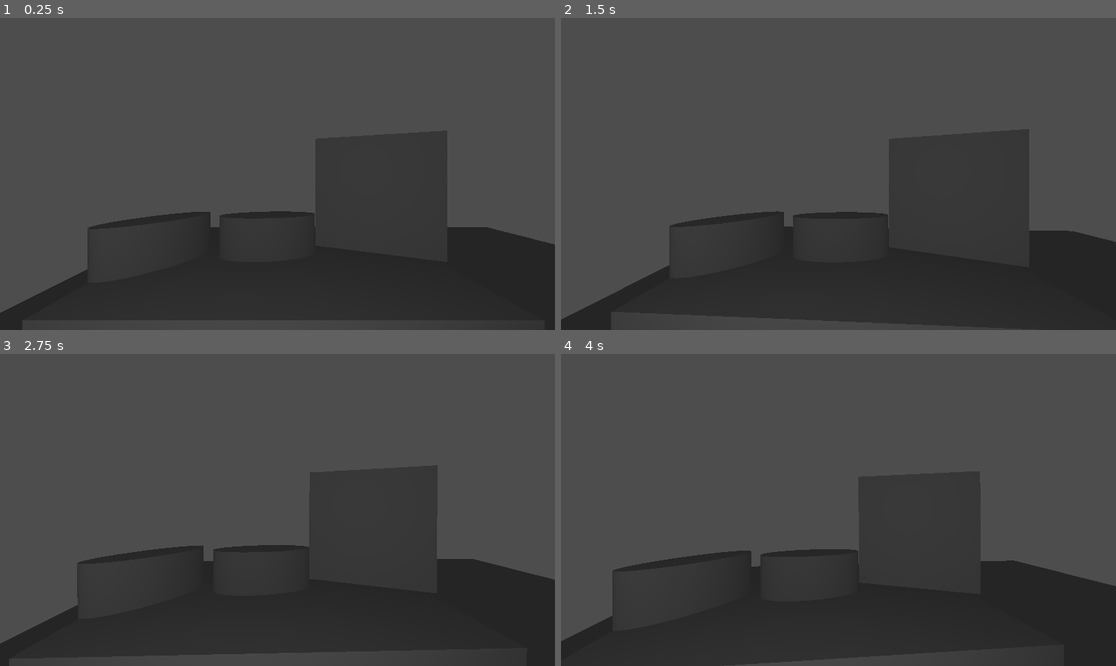
Above: before the commit, frames 1-4 (two rows, left to right).
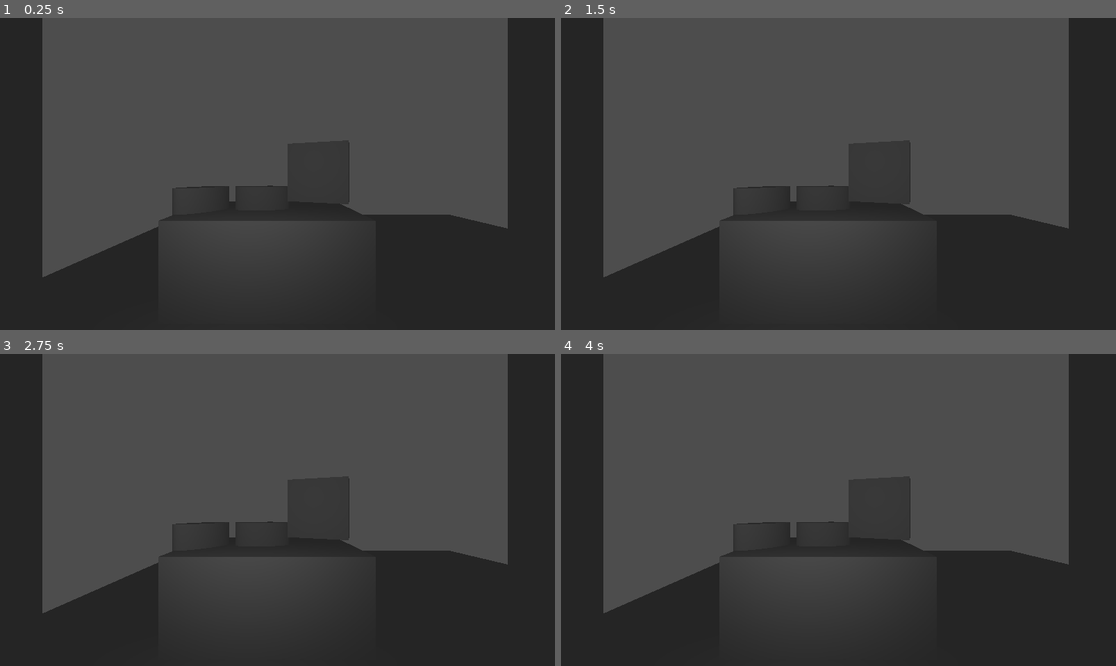
Above: after the commit, the same moments.

Repository: aaracan246/gameoff2025-ettudiopitijopo
Game: Godot game, scene res://Scenes/demo.tscn
Two runs of this game, one before a commit and one after it. Both use one fixed random seed, a clock stepped at 60 frames per second and the inputs below.
Inputs (mouse positions are in pixels of both pictures, inside the frame that each line leads up to):
- Up to frame 1 (0.25 s): no input
- Up to frame 2 (1.5 s): tap Enter at 0.5 s; move the mouse to (866, 174) at 0.52 s; tap Space at 1.25 s; move the mouse to (810, 174) at 1.27 s
- Up to frame 3 (2.75 s): tap Enter at 2 s; move the mouse to (288, 503) at 2.02 s
- Up to frame 4 (4 s): tap Space at 2.75 s; move the mouse to (832, 516) at 2.77 s; tap Enter at 3.5 s; move the mouse to (877, 513) at 3.52 s

The runs differ from the first frame. In frame 1, 17% of the frame differs, in the area x 0-100%, y 0-100%; in frame 2, 18%; in frame 3, 17%; in frame 4, 16%.

Commit message:
Player rotation maded

Diff:
--- a/waves-from-beyond/Scenes/demo.tscn
+++ b/waves-from-beyond/Scenes/demo.tscn
@@ -1,6 +1,6 @@
 [gd_scene load_steps=7 format=3 uid="uid://cq3tykgg15qkd"]
 
-[ext_resource type="Script" uid="uid://cu57r7amwj8a7" path="res://Scripts/player.gd" id="1_nsw6b"]
+[ext_resource type="PackedScene" uid="uid://ct3rcan86re81" path="res://Scenes/player.tscn" id="1_nsw6b"]
 
 [sub_resource type="Environment" id="Environment_nsw6b"]
 ambient_light_energy = 1.48
@@ -20,31 +20,29 @@
 environment = SubResource("Environment_nsw6b")
 
 [node name="MeshInstance3D2" type="MeshInstance3D" parent="."]
-transform = Transform3D(2.9961286, 0, 0, 0, 2.8322334, 0, 0, 0, 1.9997027, -2.1645312, -2.3841858e-07, -0.00027298927)
+transform = Transform3D(2.9961286, 0, 0, 0, 2.8322334, 0, 0, 0, 1.9997027, -0.14308167, -2.0607307, -3.7993364)
 mesh = SubResource("BoxMesh_nsw6b")
 skeleton = NodePath("../MeshInstance3D")
 
 [node name="MeshInstance3D" type="MeshInstance3D" parent="."]
-transform = Transform3D(1, 0, 0, 0, 1, 0, 0, 0, 1, -0.007447362, -2.3841858e-07, -0.00027298927)
+transform = Transform3D(1, 0, 0, 0, 1, 0, 0, 0, 1, 2.0140023, -2.0607307, -3.7993364)
 mesh = SubResource("PlaneMesh_ie00b")
 
 [node name="SpotLight3D" type="SpotLight3D" parent="."]
-transform = Transform3D(1, 0, 0, 0, 1, 0, 0, 0, 1, -2.4487586, 2.2869558, 4.348036)
+transform = Transform3D(1, 0, 0, 0, 1, 0, 0, 0, 1, -0.42730904, 0.22622538, 0.5489726)
 
 [node name="MeshInstance3D4" type="MeshInstance3D" parent="."]
-transform = Transform3D(0.72923136, 0, 0.24237487, 0, 0.24770208, 0, -0.68426716, 0, 0.25830165, -3.3239486, 1.5837488, 0.22734594)
+transform = Transform3D(0.72923136, 0, 0.24237487, 0, 0.24770208, 0, -0.68426716, 0, 0.25830165, -1.302499, -0.47698164, -3.5717173)
 mesh = SubResource("CylinderMesh_ie00b")
 skeleton = NodePath("../MeshInstance3D3")
 
 [node name="MeshInstance3D5" type="MeshInstance3D" parent="."]
-transform = Transform3D(0.9932355, 0, 0.041129597, 0, 0.24770208, 0, -0.11611609, 0, 0.35181487, -2.2949955, 1.5837488, 0.037322283)
+transform = Transform3D(0.9932355, 0, 0.041129597, 0, 0.24770208, 0, -0.11611609, 0, 0.35181487, -0.27354598, -0.47698164, -3.7617407)
 mesh = SubResource("CylinderMesh_ie00b")
 skeleton = NodePath("../MeshInstance3D3")
 
 [node name="MeshInstance3D3" type="MeshInstance3D" parent="."]
-transform = Transform3D(0.9352402, 0, -0.12539543, 0, 0.99999994, 0, 0.35401353, 0, 0.33127224, -1.312577, 2.0877962, 0.27717948)
+transform = Transform3D(0.9352402, 0, -0.12539543, 0, 0.99999994, 0, 0.35401353, 0, 0.33127224, 0.70887256, 0.027065754, -3.521884)
 mesh = SubResource("BoxMesh_glc8m")
 
-[node name="Player" type="Camera3D" parent="."]
-transform = Transform3D(1, 0, 0, 0, 1, 0, 0, 0, 1, -2.1981604, 2.2574875, 2.1663256)
-script = ExtResource("1_nsw6b")
+[node name="Player" parent="." instance=ExtResource("1_nsw6b")]
--- /dev/null
+++ b/waves-from-beyond/Scenes/player.tscn
@@ -0,0 +1,41 @@
+[gd_scene load_steps=6 format=3 uid="uid://ct3rcan86re81"]
+
+[ext_resource type="Script" uid="uid://cu57r7amwj8a7" path="res://Scripts/player.gd" id="1_v0iea"]
+
+[sub_resource type="BoxShape3D" id="BoxShape3D_v0iea"]
+size = Vector3(1, 5.557106, 1)
+
+[sub_resource type="BoxMesh" id="BoxMesh_v0iea"]
+
+[sub_resource type="BoxShape3D" id="BoxShape3D_cvnsp"]
+size = Vector3(1, 6.5647736, 1)
+
+[sub_resource type="BoxMesh" id="BoxMesh_cvnsp"]
+
+[node name="Player" type="Camera3D"]
+script = ExtResource("1_v0iea")
+
+[node name="Right" type="Area3D" parent="."]
+transform = Transform3D(1, 0, 0, 0, 1, 0, 0, 0, 1, 4.724862, 0, -3.2318857)
+
+[node name="CollisionShape3D" type="CollisionShape3D" parent="Right"]
+transform = Transform3D(1, 0, 0, 0, 1, 0, 0, 0, 1, 0.007572174, 0.23744583, 0)
+shape = SubResource("BoxShape3D_v0iea")
+
+[node name="MeshInstance3D" type="MeshInstance3D" parent="Right"]
+transform = Transform3D(1, 0, 0, 0, 5.978578, 0, 0, 0, 1, 0, 0, 0)
+mesh = SubResource("BoxMesh_v0iea")
+
+[node name="Left" type="Area3D" parent="."]
+transform = Transform3D(1, 0, 0, 0, 1, 0, 0, 0, 1, -4.867388, 0, -3.2760248)
+
+[node name="CollisionShape3D" type="CollisionShape3D" parent="Left"]
+transform = Transform3D(1, 0, 0, 0, 1, 0, 0, 0, 1, 0, 0.14533234, 0)
+shape = SubResource("BoxShape3D_cvnsp")
+
+[node name="MeshInstance3D" type="MeshInstance3D" parent="Left"]
+transform = Transform3D(1, 0, 0, 0, 6.8171263, 0, 0, 0, 1, 0, 0, 0)
+mesh = SubResource("BoxMesh_cvnsp")
+
+[connection signal="mouse_entered" from="Right" to="." method="_on_right_mouse_entered"]
+[connection signal="mouse_entered" from="Left" to="." method="_on_left_mouse_entered"]
--- a/waves-from-beyond/Scripts/player.gd
+++ b/waves-from-beyond/Scripts/player.gd
@@ -1,31 +1,57 @@
-extends Node3D
+extends Camera3D
 
-@export var sensibilidad_mouse: float = 0.001
-@export var limite_vertical: float = 1.5  # ~85 grados
+@export var suavizado: float = 10.0
 
-var rotacion_vertical: float = 0.0
+var objetivo_rot: Vector3
+var rot_actual: Vector3
+var positionXYZ = 0
+
+@export var rotations := {
+	"front": Vector3(0.0, deg_to_rad(0.0), 0.0),
+	"right": Vector3(0.0, deg_to_rad(-90.0), 0.0),
+	"back": Vector3(0.0, deg_to_rad(180.0), 0.0),
+	"left": Vector3(0.0, deg_to_rad(90.0), 0.0),
+}
 
 func _ready():
-	Input.set_mouse_mode(Input.MOUSE_MODE_CAPTURED)
+	rot_actual = rotation
+	objetivo_rot = rotation
 
-func _input(event):
-	if event is InputEventMouseMotion and Input.get_mouse_mode() == Input.MOUSE_MODE_CAPTURED:
-		# Rotación horizontal (eje Y)
-		rotate_y(-event.relative.x * sensibilidad_mouse)
+func _process(delta: float) -> void:
+	# Interpola suavemente los tres ejes de rotación
+	rot_actual.x = lerp_angle(rot_actual.x, objetivo_rot.x, suavizado * delta)
+	rot_actual.y = lerp_angle(rot_actual.y, objetivo_rot.y, suavizado * delta)
+	rotation = rot_actual
 
-		# Rotación vertical (eje X)
-		rotacion_vertical += event.relative.y * sensibilidad_mouse
-		rotacion_vertical = clamp(rotacion_vertical, -limite_vertical, limite_vertical)
 
-		# Aplicar rotación vertical
-		rotation.x = rotacion_vertical
+func rotation_manager():
+	match positionXYZ:
+		0:
+			objetivo_rot = rotations["front"]
+		1:
+			objetivo_rot = rotations["right"]
+		2:
+			objetivo_rot = rotations["back"]
+		3:
+			objetivo_rot = rotations["left"]
 
-func _process(_delta):
-	if Input.is_action_just_pressed("ui_cancel"):
-		toggle_mouse_capture()
 
-func toggle_mouse_capture():
-	if Input.get_mouse_mode() == Input.MOUSE_MODE_CAPTURED:
-		Input.set_mouse_mode(Input.MOUSE_MODE_VISIBLE)
+func _on_right_mouse_entered() -> void:
+	print("Rotar a la derecha")
+	if positionXYZ < 3:
+		positionXYZ += 1
+
 	else:
-		Input.set_mouse_mode(Input.MOUSE_MODE_CAPTURED)
+		positionXYZ = 0
+	rotation_manager()
+
+func _on_left_mouse_entered() -> void:
+	print("Rotar a la izquierda")
+	if positionXYZ > 0:
+		positionXYZ -= 1
+	elif positionXYZ == 0:
+		positionXYZ = 3
+	else:
+		positionXYZ = 0
+
+	rotation_manager()
